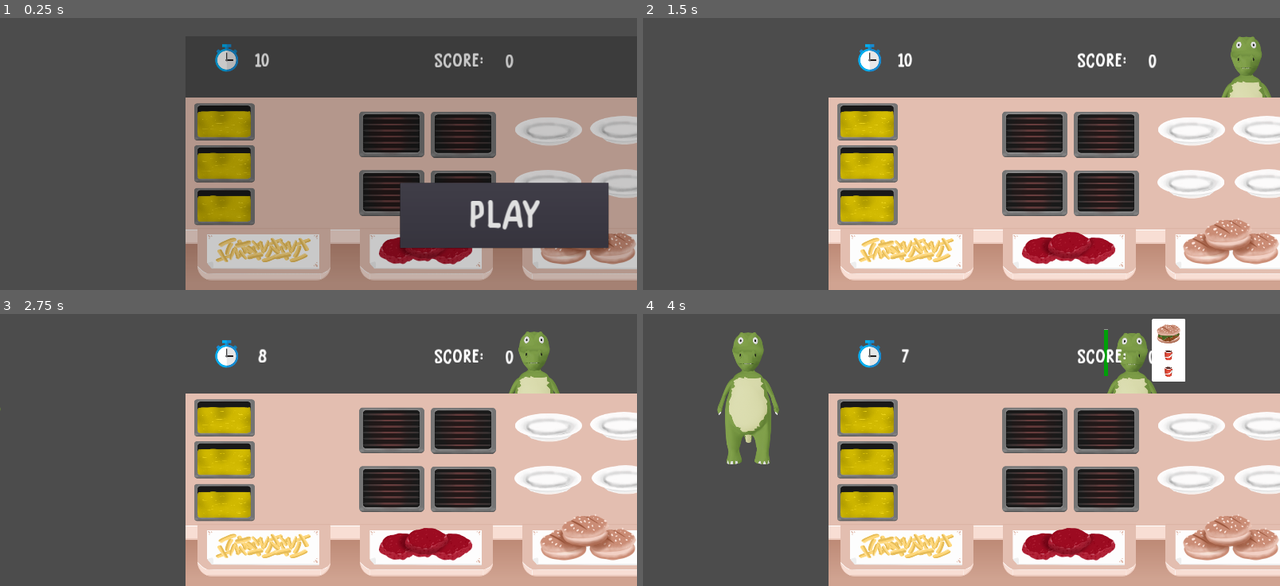
Above: before the commit, frames 1-4 (two rows, left to right).
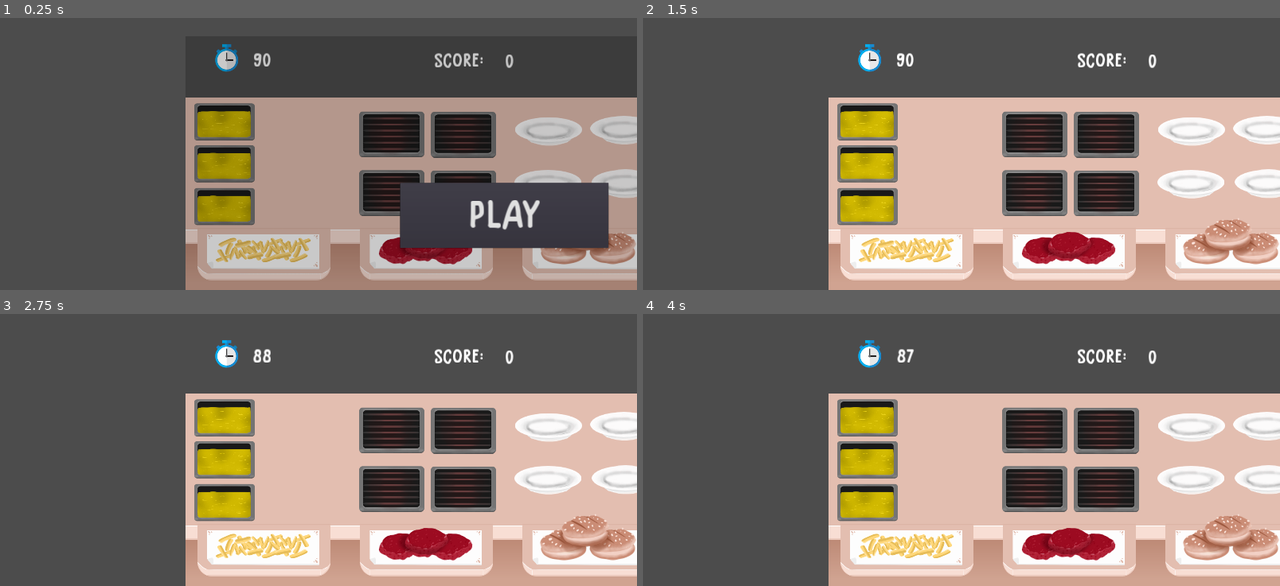
Above: after the commit, the same moments.

Repository: samuelpedrajas/MyVeganRestaurant
Game: Godot game, scene res://Scenes/Kitchen.tscn
Same seed, same stepped clock (60 frames per second), same inputs: the game is played once before the commit and once after it.
Inputs (mouse positions are in pixels of both pictures, inside the frame that each line leads up to):
- Up to frame 1 (0.25 s): no input
- Up to frame 2 (1.5 s): click "PLAY" at 0.5 s; move the mouse to (1031, 134) at 1.27 s; click (1031, 134) at 1.42 s
- Up to frame 3 (2.75 s): move the mouse to (465, 430) at 2.02 s; click (465, 430) at 2.17 s
- Up to frame 4 (4 s): move the mouse to (1031, 488) at 2.77 s; click (1031, 488) at 2.92 s; move the mouse to (1108, 488) at 3.52 s; click (1108, 488) at 3.67 s

The runs differ from the first frame. In frame 1, 0.1% of the frame differs, in the area x 39-43%, y 12-19%; in frame 2, 1.1%; in frame 3, 1.2%; in frame 4, 5.1%, in the area x 11-86%, y 1-56%.

Commit message:
clientarea progress

Diff:
--- a/Scenes/Kitchen.tscn
+++ b/Scenes/Kitchen.tscn
@@ -32,6 +32,11 @@
 visible = false
 script = ExtResource( 11 )
 
+[node name="Complement" type="Node2D" parent="Menu"]
+visible = false
+
+[node name="Fries" parent="Menu/Complement" instance=ExtResource( 21 )]
+
 [node name="Main" type="Node2D" parent="Menu"]
 
 [node name="BurgerBread" parent="Menu/Main" instance=ExtResource( 10 )]
@@ -43,11 +48,6 @@
 [node name="TomatoBurger" parent="Menu/Main" instance=ExtResource( 13 )]
 
 [node name="CompleteBurger" parent="Menu/Main" instance=ExtResource( 14 )]
-
-[node name="Complement" type="Node2D" parent="Menu"]
-visible = false
-
-[node name="Fries" parent="Menu/Complement" instance=ExtResource( 21 )]
 
 [node name="Drink" type="Node2D" parent="Menu"]
 
--- a/Scripts/ClientArea.gd
+++ b/Scripts/ClientArea.gd
@@ -10,14 +10,88 @@
 var pending_clients = 0
 var position_availability = []
 
+var max_time = 90  # TODO: syncronise with Kitchen
+var max_arrival_time = 3.0  # TODO: syncronise with Client
+var average_time_for_client = 6.0
+var average_reward_for_client = 150.0
+var category_probabilities = [0.4, 0.8, 0.5]
+var max_orders = 4
+
+var patience_multiplier = 3.0
+var base_variability = 1.0
+var added_variability = 2.0
+var added_variability_percentage = 0.4
+var maximums = [0.8]
+var minimums = [0.2]
+
+# calculated
+var usable_time = max_time - average_time_for_client - max_arrival_time - added_variability
+var guaranteed_coins = null
+var order_lists = []
+var timeout_seconds = []
+
 
 func start():
 	rng.randomize()
-	for _i in range(max_n_clients):
-		position_availability.append(true)
-	for _i in range(max_n_clients):
-		new_client()
-		yield(get_tree().create_timer(2.0), "timeout")
+	_prepare_game()
+#	for _i in range(max_n_clients):
+#		position_availability.append(true)
+#	for _i in range(max_n_clients):
+#		new_client()
+#		yield(get_tree().create_timer(2.0), "timeout")
+
+
+func _prepare_game():
+	# TODO: revisar si podría quedarse colgado: asignar demasiadas bebidas
+	# y complementos y ya no poder superar el goal
+	var average_client_number = usable_time / average_time_for_client
+	var calculated_goal = average_client_number * average_reward_for_client
+	var orders = []
+	for _i in range(0, average_client_number):
+		orders.append([])
+	guaranteed_coins = 0
+	while guaranteed_coins < calculated_goal:
+		var categories = menu.get_children()
+		var n_categories = menu.get_child_count()
+		for i in range(0, average_client_number):
+			for j in range(0, n_categories):
+				var skip = rng.randf() < 1.0 - category_probabilities[j]
+				if skip or orders[i].size() >= max_orders:
+					continue
+				var category = categories[j]
+				# get deliverable dishes
+				var dishes = []
+				for dish in category.get_children():
+					if dish.deliverable:
+						dishes.append(dish)
+				var n_dishes = dishes.size()
+				var selected = rng.randi_range(0, n_dishes - 1)
+				var dish_obj = {
+					"dish": dishes[selected].duplicate(),
+					"order": j
+				}
+				orders[i].append(dish_obj)
+				guaranteed_coins += dish_obj["dish"].profit
+			if guaranteed_coins >= calculated_goal:
+				break
+	for i in range(0, average_client_number):
+		if orders[i] == []:
+			continue
+		orders[i] = Utils.sort_by_attribute(orders[i], "order", "asc")
+		order_lists.append([])
+		for _order in orders[i]:
+			order_lists[-1].append(_order["dish"])
+
+	print("CALCULATED GOAL: %s" % [str(calculated_goal)])
+	print("GUARANTEED COINS: %s" % [str(guaranteed_coins)])
+	print("CALCULATED AVERAGE CLIENT NUMBER: %s" % [str(average_client_number)])
+	print("FINAL ORDER LIST NUMBER: %s" % [str(order_lists.size())])
+	print("FINAL ORDER LISTS:")
+	for _orders in order_lists:
+		var references = []
+		for _order in _orders:
+			references.append(_order.reference)
+		print(references)
 
 
 func new_client():
--- a/Scripts/Kitchen.gd
+++ b/Scripts/Kitchen.gd
@@ -4,7 +4,7 @@
 export(int) var seconds_gained_on_delivery = 4
 
 
-var time = 10
+var time = 90
 var score = 0
 
 
@@ -14,6 +14,7 @@
 	get_tree().get_root().connect("size_changed", self, "_on_size_changed")
 	$HUD.set_time(time)
 	$Timer.start()
+
 
 func send_to_destination(item, origin):
 	var destination_name = item.get_destination()
Not shown: 5 places in Scenes/Client.tscn that only renumber resources
